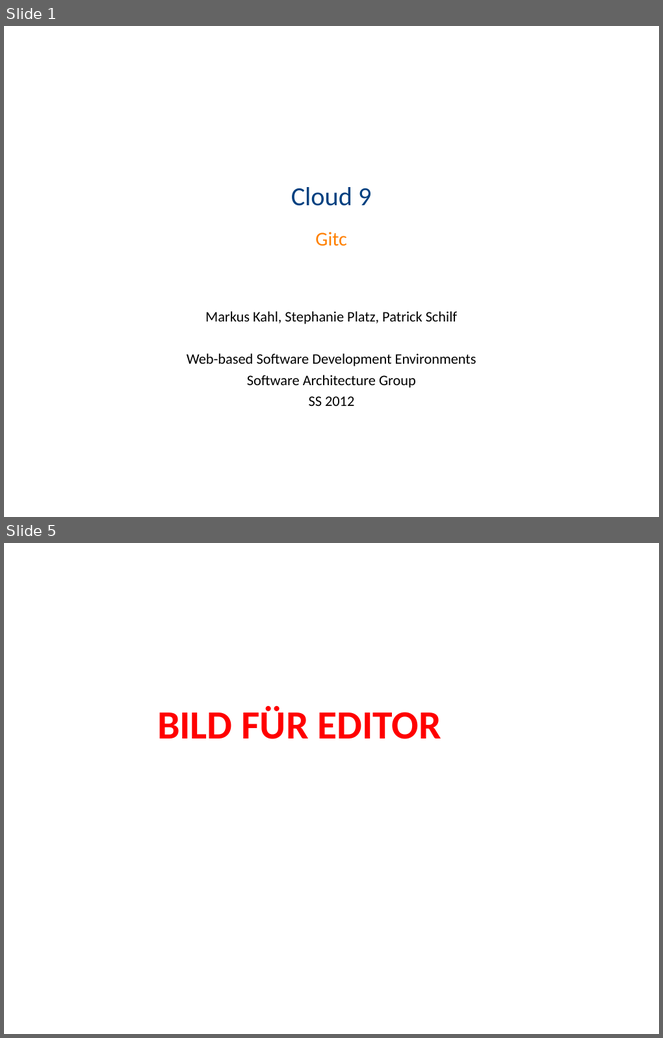
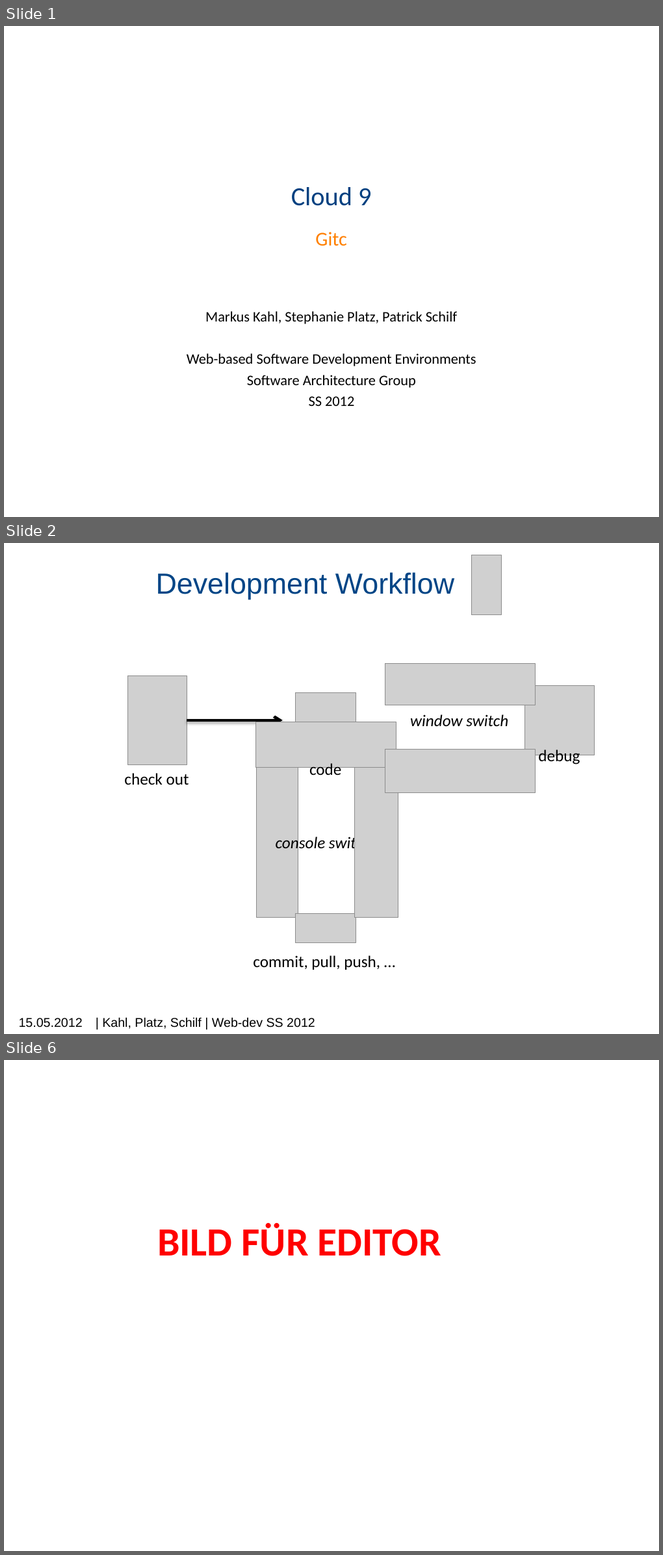
Before and after one commit to machisuji/webdev-spm, a slide deck: seminar/presentation/mps-c9.pptx. Shown one above the other, each under a label of ours: slides 1 and 5 before the commit, slides 1, 2 and 6 after it; the slides between them are not shown. The pictures are 663x1038 and 663x1555 pixels, drawn with LibreOffice and Linux fonts; fonts in the diff are those of the drawing; grey boxes stand for pictures; background and template pictures are left out. Boxes give left, top, right and bottom in pixels: in the first picture for what was removed or moved away, otherwise in the second. Text is boxed around its words. In the diff, an @@ line names an element or a change of style, - is before the commit and + after.

```diff
--- a/seminar/presentation/mps-c9.pptx
+++ b/seminar/presentation/mps-c9.pptx
@@ slide 2 added at [4,543,659,1034], background picture (left out) @@
@@ picture added at [471,555,501,615] @@
@@ title added at [156,572,454,600], 32 pt, text #004586 @@
+Development Workflow
@@ picture added at [128,676,187,765] @@
@@ picture added at [386,663,535,705] @@
@@ picture added at [296,693,356,737] @@
@@ picture added at [525,686,594,756] @@
@@ text added at [410,715,508,726], 18 pt, text #000000, italic @@
+window switch
@@ arrow added from (187, 720) to (282, 720), #000000 3 pt @@
@@ picture added at [256,722,396,768] @@
@@ picture added at [386,750,535,793] @@
@@ text added at [538,750,580,765], 18 pt, text #000000 @@
+debug
@@ text added at [124,773,189,785], 18 pt, text #000000 @@
+check out
@@ picture added at [257,767,298,917] @@
@@ text added at [310,763,341,780], 18 pt, text #000000 @@
+code
@@ picture added at [354,768,399,918] @@
@@ text added at [276,835,371,853], 18 pt, text #000000, italic @@
+console switch
@@ picture added at [296,914,356,943] @@
@@ text added at [253,956,380,970], 18 pt, text #000000 @@
+commit, pull, push, …
@@ text added at [19,1018,83,1028], 14 pt, text #000000 @@
+15.05.2012
@@ text added at [102,1017,315,1029], 14 pt, text #000000 @@
+| Kahl, Platz, Schilf | Web-dev SS 2012
@@ what was slide 5 is now slide 6 @@
```
Also in this commit, not shown: 4 slides changed, 5 other slides added, 1 slide removed, 1 other file.
